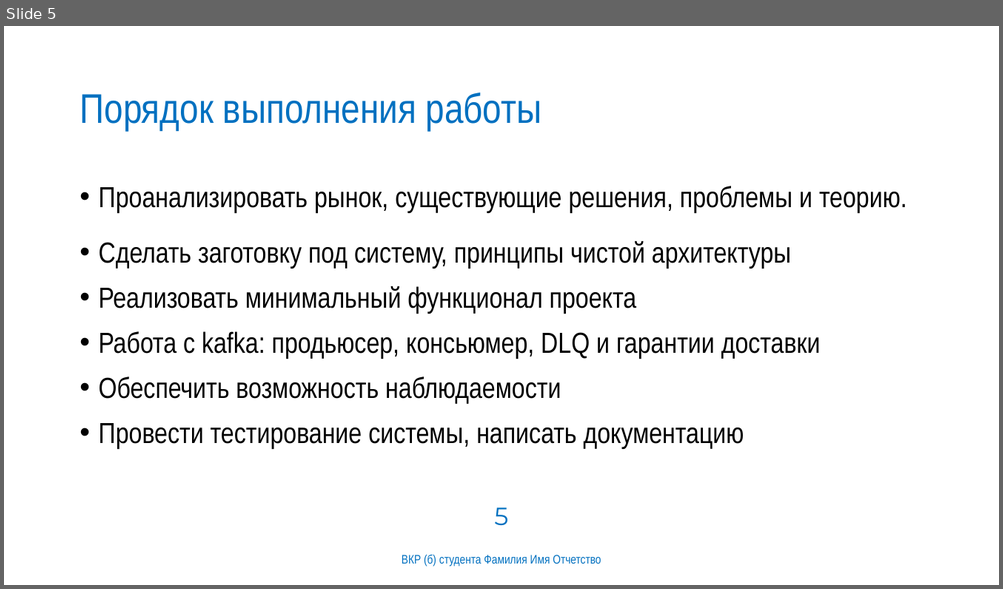
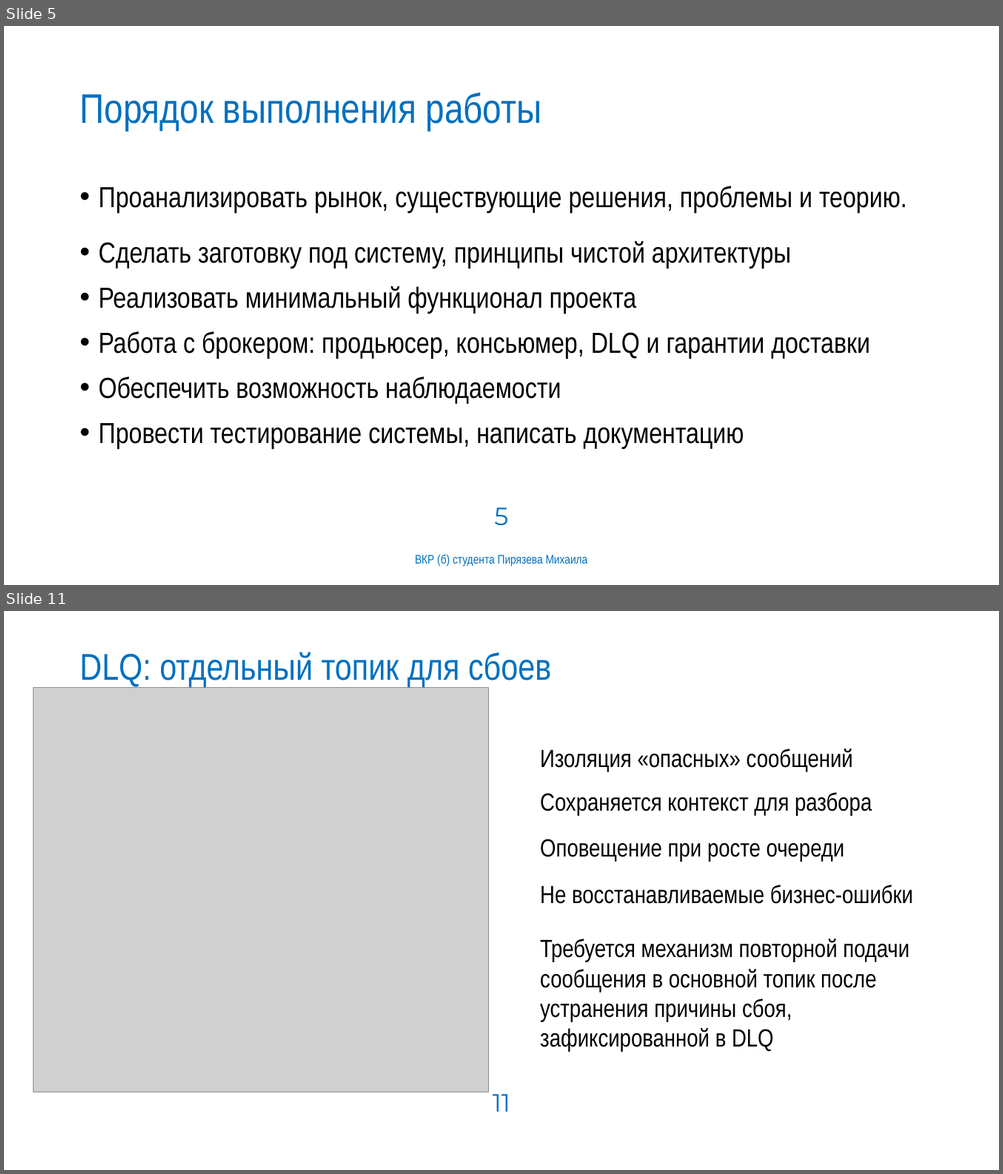
Before and after one commit to MAPiryazev/Diploma, a slide deck: docs/презентация.pptx. Shown one above the other, each under a label of ours: slide 5 before the commit, slides 5 and 11 after it; the slides between them are not shown. The pictures are 1003x589 and 1003x1174 pixels, drawn with LibreOffice and Linux fonts; fonts in the diff are those of the drawing; grey boxes stand for pictures; background and template pictures are left out. Boxes give left, top, right and bottom in pixels: in the first picture for what was removed or moved away, otherwise in the second. Text is boxed around its words. In the diff, an @@ line names an element or a change of style, - is before the commit and + after.

```diff
--- a/docs/презентация.pptx
+++ b/docs/презентация.pptx
@@ slide 11 added at bbox=[4, 611, 999, 1170], background #FFFFFF @@
@@ title added at bbox=[79, 652, 551, 687], 36 pt, text #0070C0 @@
+DLQ: отдельный топик для сбоев
@@ picture added at bbox=[33, 687, 488, 1092] @@
@@ text added at bbox=[540, 749, 853, 772], 24 pt, text #000000 @@
+Изоляция «опасных» сообщений
@@ text added at bbox=[540, 792, 871, 816], 24 pt, text #000000 @@
+Сохраняется контекст для разбора
@@ text added at bbox=[540, 839, 845, 861], 24 pt, text #000000 @@
+Оповещение при росте очереди
@@ text added at bbox=[540, 885, 913, 904], 24 pt, text #000000 @@
+Не восстанавливаемые бизнес-ошибки
@@ text added at bbox=[540, 939, 909, 1052], 24 pt, text #000000 @@
+Требуется механизм повторной подачи сообщения в основной топик после устранения причины сбоя, зафиксированной в DLQ
@@ page number added at bbox=[492, 1094, 510, 1112], 24 pt, text #0070C0 @@
+11
@@ slide 5 changed as well @@
@@ text at bbox=[99, 332, 870, 358]: text changed @@
-• Работа с kafka: продьюсер, консьюмер, DLQ и гарантии доставки
+• Работа с брокером: продьюсер, консьюмер, DLQ и гарантии доставки
@@ text at bbox=[415, 554, 588, 567]: text changed @@
-ВКР (б) студента Фамилия Имя Отчетство
+ВКР (б) студента Пирязева Михаила
```
Also in this commit, not shown: 4 other slides changed, 9 other slides added, 12 slides removed, 6 other files.
